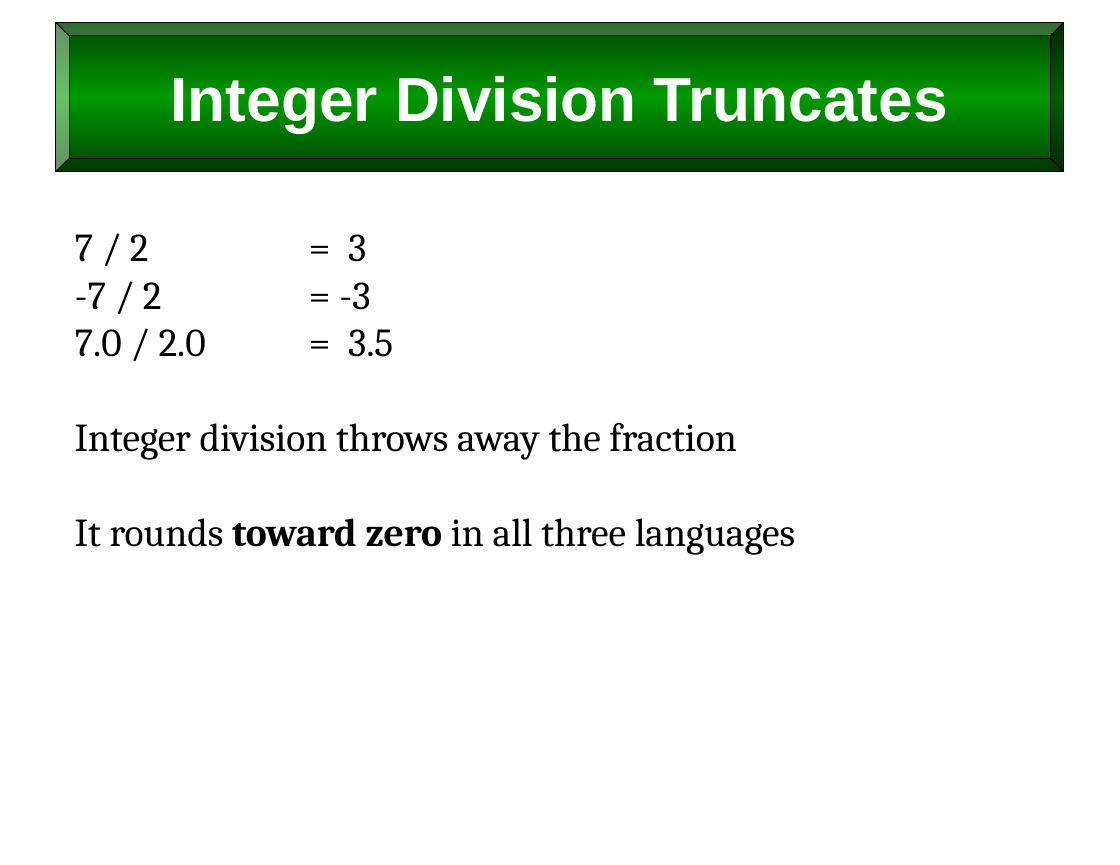
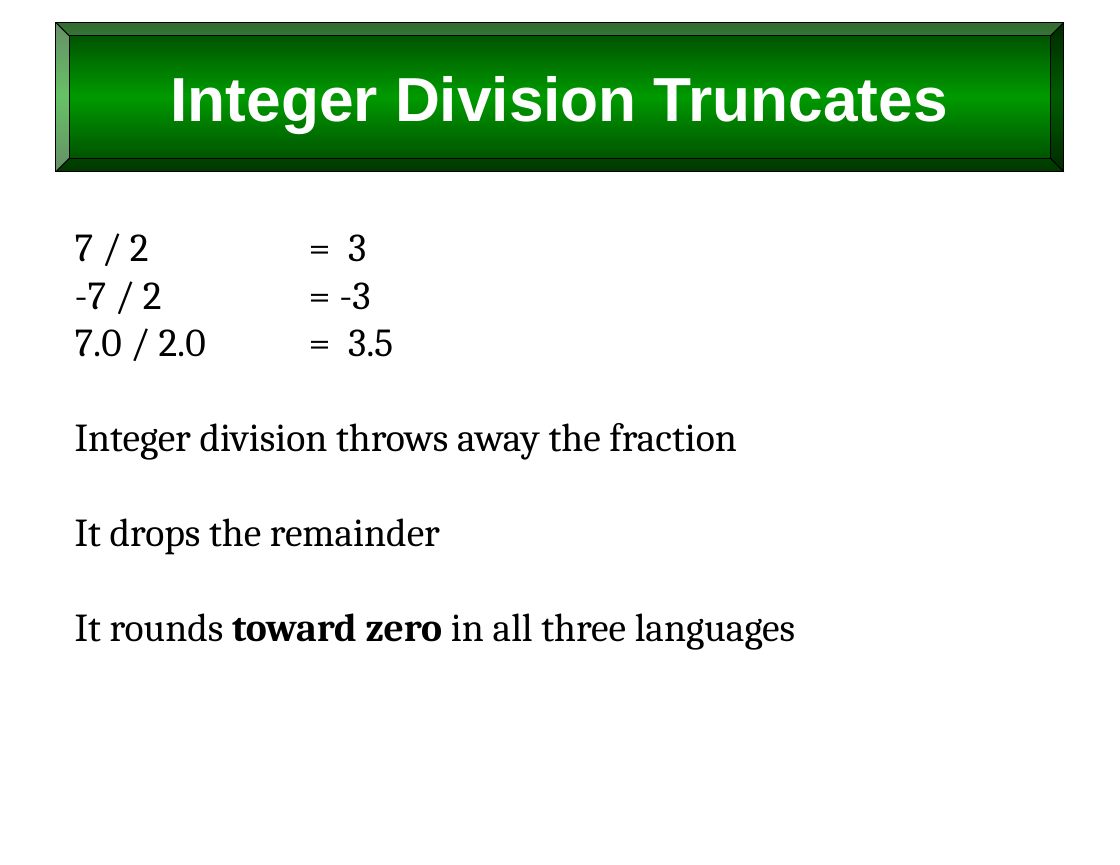
Before and after one commit to billswartz7/IntroToProgramming, a slide deck: slide 6 of Slides/L7_Operators-and-Logic.pptx. Drawn at 1120x865 pixels with LibreOffice and Linux fonts; fonts in the diff are those of the drawing. Boxes give left, top, right and bottom in pixels: in the first picture for what was removed or moved away, otherwise in the second. Text is boxed around its words. In the diff, an @@ line names an element or a change of style, - is before the commit and + after.

```diff
--- a/Slides/L7_Operators-and-Logic.pptx
+++ b/Slides/L7_Operators-and-Logic.pptx
@@ text at <box>75,518,440,555</box>: paragraph added @@
+It drops the remainder
```
Also in this commit, not shown: 10 other slides changed, 1 other file.
